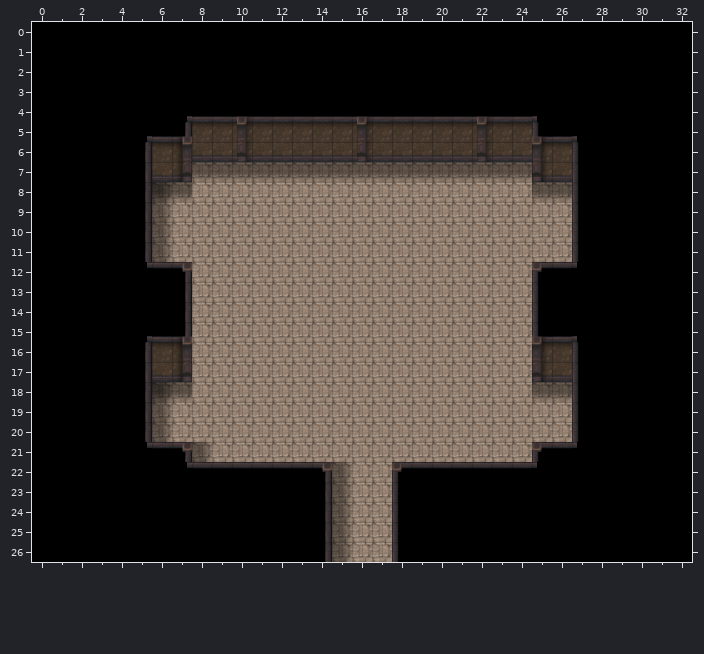
One commit to this Tiled map (JSON): public/map/underpass9.json. Above, as it was before the edit.
Cells are 32x32 px. Shown: x 0..32, y 0..26.
New version:
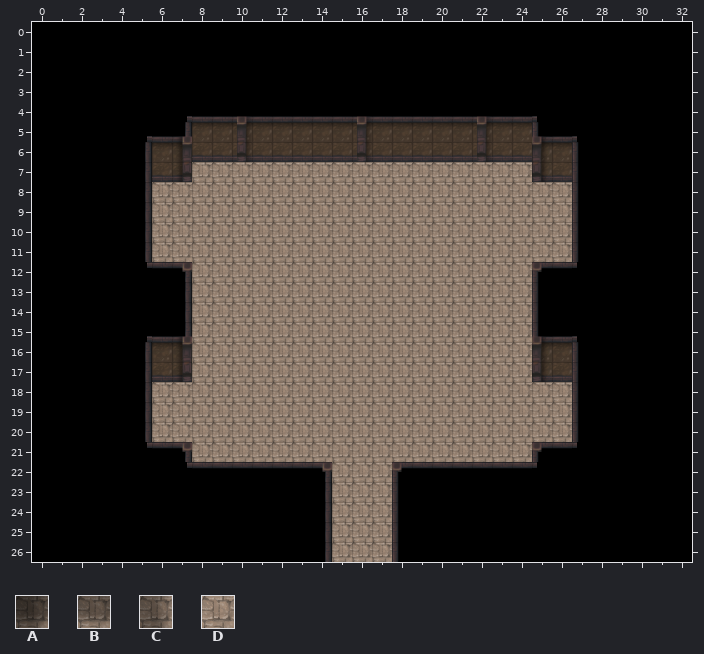
Key: from "underpass": A 25, B 26, C 35, D 36.
_ is an empty cell.
Difference:
Layer "layer1":
y 7: x 8..24 BBBBBBBBBBBBBBBBB -> DDDDDDDDDDDDDDDDD
y 8: x 6..7 AB -> DD; x 25..26 BB -> DD
y 9..11: x 6 C -> D
y 18: x 6..7 AB -> DD; x 25..26 BB -> DD
y 19..20: x 6 C -> D
y 21: x 8 C -> D
y 22..26: x 15 C -> D
Where, in picture pixels (left, top, right, bottom), the same in both pictures:
changed: (152, 162, 572, 262)
changed: (152, 382, 192, 442)
changed: (532, 382, 572, 402)
changed: (192, 442, 212, 462)
changed: (332, 462, 352, 562)
